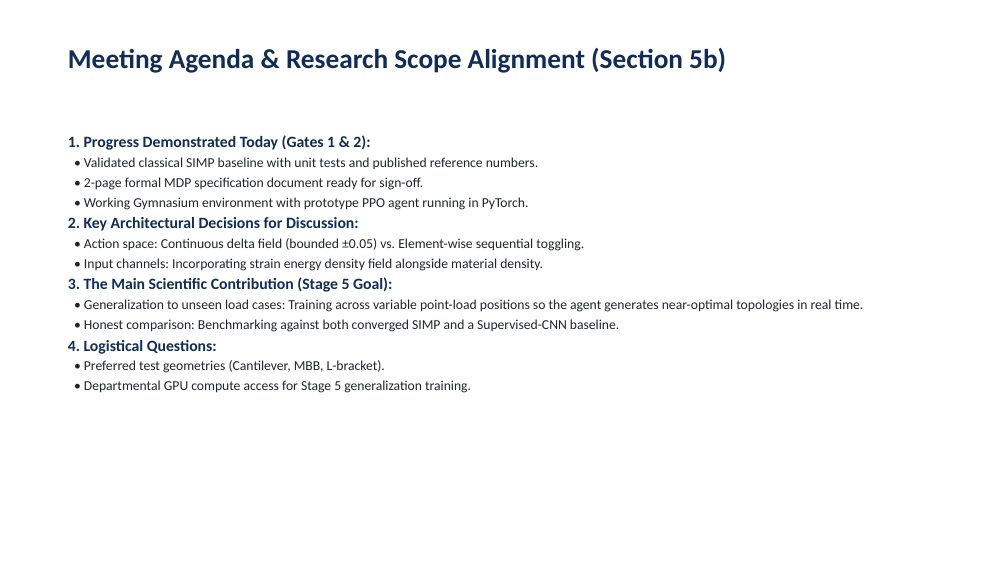
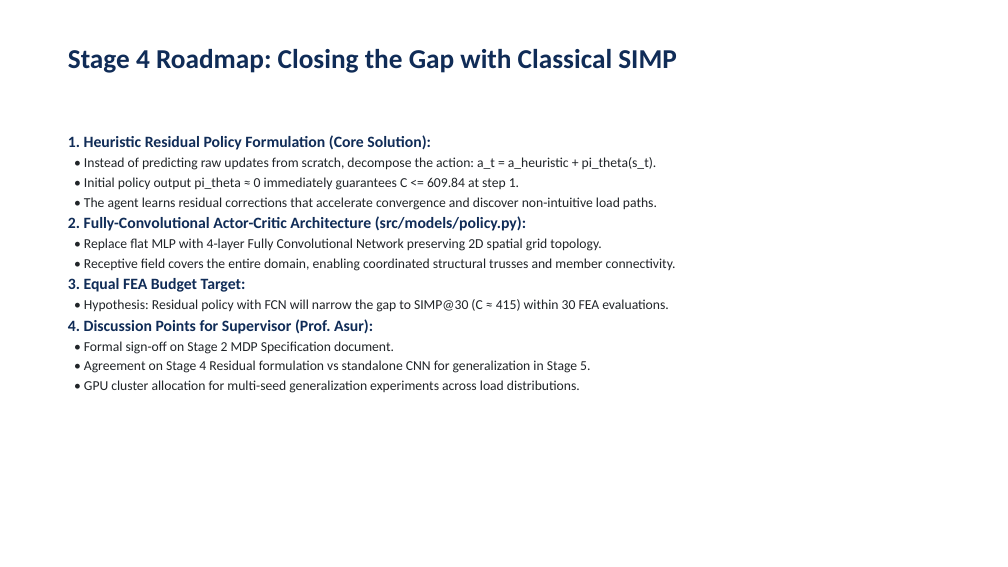
Before and after one commit to praveenantemass123/topology-optimization-rl, a slide deck: slide 6 of BTP_TopOpt_RL_Progress_Praveen.pptx. Drawn at 1008x567 pixels with LibreOffice and Linux fonts; fonts in the diff are those of the drawing. Boxes give left, top, right and bottom in pixels: in the first picture for what was removed or moved away, otherwise in the second. Text is boxed around its words. In the diff, an @@ line names an element or a change of style, - is before the commit and + after.

Commit message:
Audit complete: Gate 3 3-seed evaluation, reward consistency, automated CSV regeneration, and root cleanup

```diff
--- a/BTP_TopOpt_RL_Progress_Praveen.pptx
+++ b/BTP_TopOpt_RL_Progress_Praveen.pptx
@@ text at box(68, 49, 677, 73): text changed @@
-Meeting Agenda & Research Scope Alignment (Section 5b)
+Stage 4 Roadmap: Closing the Gap with Classical SIMP
@@ text at box(68, 135, 676, 393): text changed @@
-1. Progress Demonstrated Today (Gates 1 & 2):
-• Validated classical SIMP baseline with unit tests and published reference numbers.
-• 2-page formal MDP specification document ready for sign-off.
-• Working Gymnasium environment with prototype PPO agent running in PyTorch.
-2. Key Architectural Decisions for Discussion:
-• Action space: Continuous delta field (bounded ±0.05) vs. Element-wise sequential toggling.
-• Input channels: Incorporating strain energy density field alongside material density.
-3. The Main Scientific Contribution (Stage 5 Goal):
-• Generalization to unseen load cases: Training across variable point-load positions so the agent generates near-optimal topologies in real time.
-• Honest comparison: Benchmarking against both converged SIMP and a Supervised-CNN baseline.
-4. Logistical Questions:
-• Preferred test geometries (Cantilever, MBB, L-bracket).
-• Departmental GPU compute access for Stage 5 generalization training.
+1. Heuristic Residual Policy Formulation (Core Solution):
+• Instead of predicting raw updates from scratch, decompose the action: a_t = a_heuristic + pi_theta(s_t).
+• Initial policy output pi_theta ≈ 0 immediately guarantees C <= 609.84 at step 1.
+• The agent learns residual corrections that accelerate convergence and discover non-intuitive load paths.
+2. Fully-Convolutional Actor-Critic Architecture (src/models/policy.py):
+• Replace flat MLP with 4-layer Fully Convolutional Network preserving 2D spatial grid topology.
+• Receptive field covers the entire domain, enabling coordinated structural trusses and member connectivity.
+3. Equal FEA Budget Target:
+• Hypothesis: Residual policy with FCN will narrow the gap to SIMP@30 (C ≈ 415) within 30 FEA evaluations.
+4. Discussion Points for Supervisor (Prof. Asur):
+• Formal sign-off on Stage 2 MDP Specification document.
+• Agreement on Stage 4 Residual formulation vs standalone CNN for generalization in Stage 5.
+• GPU cluster allocation for multi-seed generalization experiments across load distributions.
```
Also in this commit, not shown: 4 other slides changed, 1 slide added, 1 slide removed, 20 other files.
